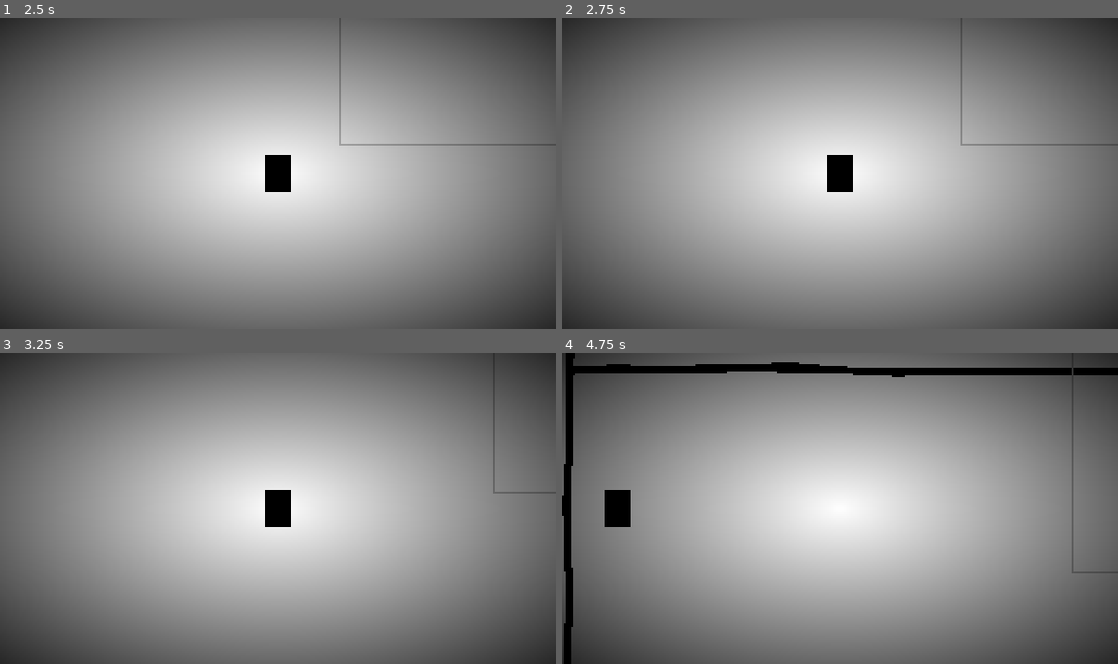
Above: before the commit, frames 1-4 (two rows, left to right).
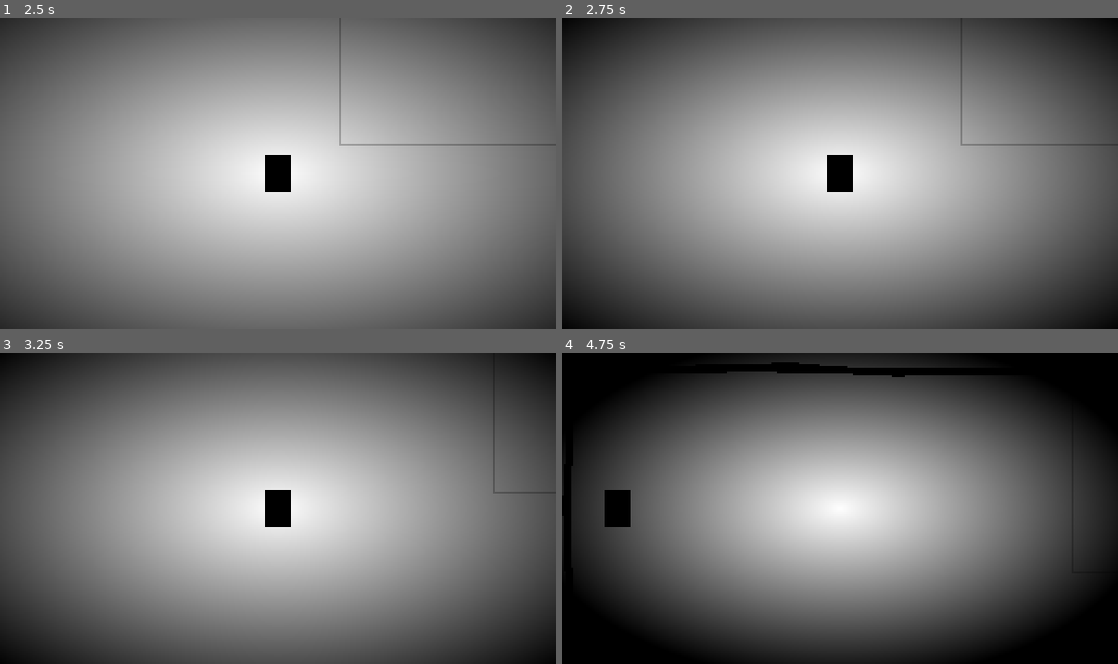
Above: after the commit, the same moments.

Repository: EdBarrancos/Operation_Ai_pain
Game: Godot game, scene res://Scenes/World.tscn
The game is run twice, just before and just after one commit, with the same random seed, the same clock (stepped at 60 frames per second) and the same inputs. The engine's default icon, where the game draws it, is replaced by a stand-in: a white triangle on a blue panel in a dark square.
Inputs:
- Up to frame 1 (2.5 s): tap Enter (ui_accept) at 0.5, 0.77, 1.52 s; hold D (RIGHT) 0.53-1.28 s; tap T (TEST) at 0.6, 1.35, 2.1 s; hold S (DOWN) 1.28-2.03 s; hold D (RIGHT) from 2.03 s (still down)
- Up to frame 2 (2.75 s): keep holding D (RIGHT)
- Up to frame 3 (3.25 s): release D (RIGHT) at 2.78 s; hold W (UP) from 2.78 s (still down); tap T (TEST) at 2.85 s; tap Enter (ui_accept) at 3.02 s
- Up to frame 4 (4.75 s): release W (UP) at 3.53 s; hold A (LEFT) from 3.53 s (still down); tap T (TEST) at 3.6, 4.35 s; tap Enter (ui_accept) at 3.77, 4.52 s

Frame 1 is identical in both runs. In frame 2, 28% of the frame differs, in the area x 0-100%, y 0-100%; in frame 3, 28%; in frame 4, 88%.

Commit message:
Get Victory and Losing Conditions Working

Diff:
--- a/OperationAi/Scenes/Room.tscn
+++ b/OperationAi/Scenes/Room.tscn
@@ -62,7 +62,6 @@
 
 [node name="Monster" parent="." instance=ExtResource( 4 )]
 initialHunger = 50
-waitingTime = 10
 
 [connection signal="monster_got_hungrier" from="Monster" to="." method="_on_Monster_monster_got_hungrier"]
 [connection signal="monster_is_full" from="Monster" to="." method="_on_Monster_monster_is_full"]
--- a/OperationAi/Scripts/Monster.gd
+++ b/OperationAi/Scripts/Monster.gd
@@ -33,7 +33,7 @@
 
 func _on_DecreaseHunger_timeout():
 	print("Monter just Got Hungrier")
-	IncreaseHunger(decreasesByTime)
+	DecreaseHunger(decreasesByTime)
 	emit_signal("monster_got_hungrier")
 
 ###################
@@ -57,4 +57,4 @@
 	return currentHunger <= minHunger
 
 func GetPercentageHunger():
-	return (currentHunger*100) / maxHunger
+	return 100 - ((currentHunger*100) / maxHunger)
--- a/OperationAi/Scripts/Room.gd
+++ b/OperationAi/Scripts/Room.gd
@@ -16,12 +16,13 @@
 
 
 func _on_Monster_monster_is_full():
-	#print("Monster is Full")
-	pass
+	print("Monster is Full")
+	get_parent().SwitchToWinningMenu(self)
 
 
 func _on_Monster_monster_is_hungry():
 	print("Monster is Hungry")
+	get_parent().SwitchToLosingMenu(self)
 
 
 func _on_Monster_monster_got_hungrier():
